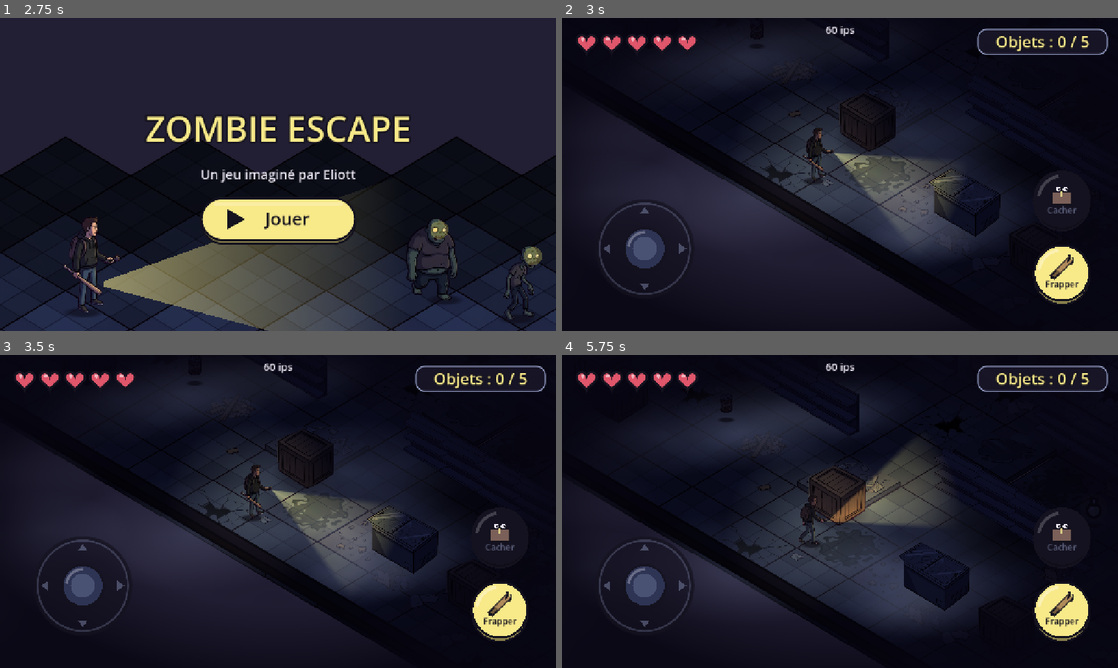
Above: before the commit, frames 1-4 (two rows, left to right).
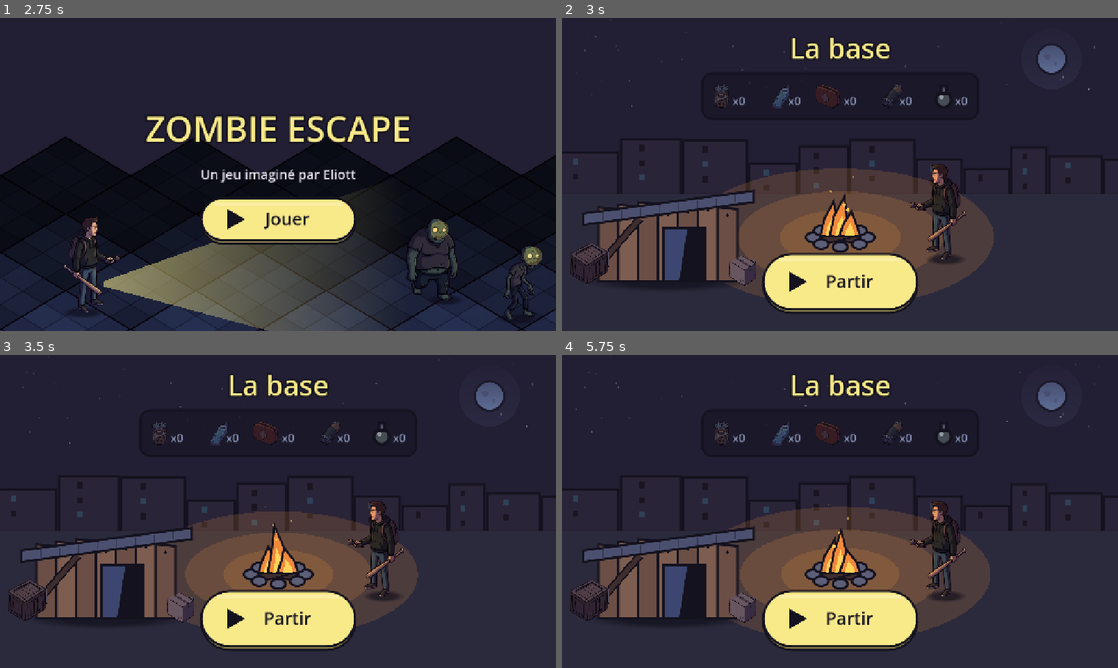
Above: after the commit, the same moments.

Repository: Krocky/zombie-escape
Game: Godot game, scene res://scenes/titre.tscn
The game is run twice, just before and just after one commit, with the same random seed, the same clock (stepped at 60 frames per second) and the same inputs.
Inputs (mouse positions are in pixels of both pictures, inside the frame that each line leads up to):
- Up to frame 1 (2.75 s): move the mouse to (400, 158) at 0.52 s; click (400, 158) at 0.67 s; drag from (166, 190) to (250, 237) at 1.27 s; move the mouse to (333, 105) at 2.02 s; click (333, 105) at 2.17 s
- Up to frame 2 (3 s): drag from (812, 237) to (673, 127) at 2.77 s
- Up to frame 3 (3.5 s): no input
- Up to frame 4 (5.75 s): move the mouse to (1006, 558) at 3.52 s; click (1006, 558) at 3.67 s; drag from (673, 464) to (756, 433) at 4.27 s; move the mouse to (867, 511) at 5.02 s; click (867, 511) at 5.17 s

Frame 1 is identical in both runs. In frame 2, 65% of the frame differs, in the area x 0-100%, y 0-100%; in frame 3, 64%; in frame 4, 73%.

Commit message:
Lot 2 étape (a) : écran Base
- Nouvel enchaînement : Titre -> Base -> Partir -> Supermarché -> Fin -> Retour à la base -> Base.
- Écran Base dessiné en code : nuit étoilée, ruines, abri en planches, feu de camp animé, héros ; inventaire en icônes avec nombre (Dessin.objet_compte, partagé avec l'écran de fin).
- Sauvegarde version 2 (inventaire + constructions), reprise automatique d'une version 1.
- Tests : test_e adapté, nouveau test_h (base, migration, boutons >= 100 px).

Co-Authored-By: Claude Opus 5.5 <noreply@anthropic.com>
Claude-Session: https://claude.ai/code/session_01NiCdtCXRGyyZUzwbj6VTH9

Diff:
--- a/data/palette.gd
+++ b/data/palette.gd
@@ -64,3 +64,14 @@
 const COEUR_VIDE := Color("3a2433")        # cœur perdu (sombre)
 const DEGATS := Color(0.85, 0.08, 0.12, 0.75)   # bords rouges quand le héros est touché
 const SORTIE := Color("7ed38f")            # panneau et lumière de la sortie
+
+# Base (abri en planches et feu de camp)
+const BOIS := Color("6b4e45")              # planches de l'abri
+const BOIS_CLAIR := Color("7d5d50")
+const BOIS_SOMBRE := Color("3f2d2e")       # bûches, poutres
+const TOLE := Color("4c5070")              # toit en tôle
+const TERRE := Color("2b2a3c")             # sol de la base, autour du feu
+const PIERRE := Color("5d5f78")            # pierres autour du feu
+const FEU := Color("f08a3c")               # flammes
+const FEU_COEUR := Color("ffd25a")         # cœur des flammes
+const FEU_LUEUR := Color(1.0, 0.62, 0.25, 0.16)   # lumière chaude du feu sur le sol
--- /dev/null
+++ b/scenes/base.tscn
@@ -0,0 +1,51 @@
+[gd_scene load_steps=3 format=3]
+
+[ext_resource type="Script" path="res://scripts/base.gd" id="1_base"]
+[ext_resource type="PackedScene" path="res://scenes/bouton_tactile.tscn" id="2_bouton"]
+
+[node name="Base" type="Control"]
+layout_mode = 3
+anchors_preset = 15
+anchor_right = 1.0
+anchor_bottom = 1.0
+grow_horizontal = 2
+grow_vertical = 2
+script = ExtResource("1_base")
+
+[node name="Haut" type="VBoxContainer" parent="."]
+layout_mode = 1
+anchors_preset = 10
+anchor_right = 1.0
+offset_top = 24.0
+offset_bottom = 230.0
+grow_horizontal = 2
+mouse_filter = 2
+theme_override_constants/separation = 12
+
+[node name="Titre" type="Label" parent="Haut"]
+layout_mode = 2
+theme_override_constants/outline_size = 14
+theme_override_font_sizes/font_size = 64
+text = "La base"
+horizontal_alignment = 1
+
+[node name="Inventaire" type="Control" parent="Haut"]
+custom_minimum_size = Vector2(640, 110)
+layout_mode = 2
+size_flags_horizontal = 4
+mouse_filter = 2
+
+[node name="Partir" parent="." instance=ExtResource("2_bouton")]
+layout_mode = 1
+anchors_preset = 7
+anchor_left = 0.5
+anchor_top = 1.0
+anchor_right = 0.5
+anchor_bottom = 1.0
+offset_left = -180.0
+offset_top = -150.0
+offset_right = 180.0
+offset_bottom = -40.0
+grow_horizontal = 2
+grow_vertical = 0
+texte = "Partir"
--- a/scenes/fin.tscn
+++ b/scenes/fin.tscn
@@ -45,8 +45,8 @@
 horizontal_alignment = 1
 autowrap_mode = 3
 
-[node name="Rejouer" parent="Centre/Colonne" instance=ExtResource("2_bouton")]
-custom_minimum_size = Vector2(360, 110)
+[node name="RetourBase" parent="Centre/Colonne" instance=ExtResource("2_bouton")]
+custom_minimum_size = Vector2(480, 110)
 layout_mode = 2
 size_flags_horizontal = 4
-texte = "Rejouer"
+texte = "Retour à la base"
--- /dev/null
+++ b/scripts/base.gd
@@ -0,0 +1,191 @@
+extends Control
+## Écran Base (pas un niveau jouable) : l'abri en planches et le feu de camp, la nuit,
+## l'inventaire (une icône par type d'objet avec son nombre) et le bouton Partir (vers le supermarché).
+## Tout est dessiné en code, en formes simples avec contour épais.
+
+const TAILLE_ICONE := 54.0
+## Emplacements (fraction de l'écran) : horizon, abri, feu, héros ; en paysage puis en portrait
+const PLACES := {
+	true: {"horizon": 0.56, "abri": Vector2(0.19, 0.84), "feu": Vector2(0.5, 0.7), "heros": Vector2(0.69, 0.77)},
+	false: {"horizon": 0.42, "abri": Vector2(0.5, 0.66), "feu": Vector2(0.36, 0.83), "heros": Vector2(0.8, 0.84)},
+}
+
+var _temps := 0.0
+var _etoiles := PackedVector2Array()    # positions en fraction de l'écran
+var _immeubles := PackedVector2Array()  # largeur, hauteur (fractions) des ruines à l'horizon
+
+
+func _ready() -> void:
+	$Haut/Titre.add_theme_color_override("font_color", Palette.LAMPE)
+	$Haut/Titre.add_theme_color_override("font_outline_color", Palette.CONTOUR)
+	$Haut/Inventaire.draw.connect(_dessiner_inventaire)
+	$Partir.couleur = Palette.LAMPE
+	$Partir.icone = "jouer"
+	$Partir.appuye.connect(_partir)
+	# Ciel et ruines tirés une fois, avec une graine fixe
+	var hasard := RandomNumberGenerator.new()
+	hasard.seed = 7
+	for i in 40:
+		_etoiles.append(Vector2(hasard.randf(), hasard.randf() * 0.5))
+	for i in 14:
+		_immeubles.append(Vector2(hasard.randf_range(0.06, 0.12), hasard.randf_range(0.06, 0.18)))
+
+
+func _partir() -> void:
+	get_tree().change_scene_to_file("res://scenes/niveau.tscn")
+
+
+func _process(delta: float) -> void:
+	_temps += delta
+	queue_redraw()
+
+
+func _draw() -> void:
+	var e := minf(size.x, size.y) / 720.0
+	var places: Dictionary = PLACES[size.x > size.y]
+	var horizon: float = size.y * places["horizon"]
+	draw_rect(Rect2(Vector2.ZERO, size), Palette.FOND_NUIT)
+	_ciel(horizon, e)
+	draw_rect(Rect2(0, horizon, size.x, size.y - horizon), Palette.TERRE)
+	var feu: Vector2 = places["feu"] * size
+	# Lumière chaude du feu sur le sol, qui vacille
+	var vacille := 1.0 + 0.05 * sin(_temps * 7.0) + 0.03 * sin(_temps * 13.0)
+	for r: float in [330.0, 220.0, 130.0]:
+		_ellipse_pleine(feu, Vector2(r, r * 0.45) * e * vacille, Palette.FEU_LUEUR)
+	_abri(places["abri"] * size, e)
+	_heros(places["heros"] * size, e, places["heros"].x > places["feu"].x)
+	_feu(feu, e)
+	# Haut assombri pour que le titre et l'inventaire ressortent
+	var sombre := Color(Palette.FOND_NUIT, 0.85)
+	var clair := Color(Palette.FOND_NUIT, 0.0)
+	draw_polygon(PackedVector2Array([Vector2.ZERO, Vector2(size.x, 0), Vector2(size.x, 260), Vector2(0, 260)]),
+		PackedColorArray([sombre, sombre, clair, clair]))
+
+
+func _ellipse_pleine(centre: Vector2, rayons: Vector2, couleur: Color) -> void:
+	draw_set_transform(centre, 0.0, Vector2(1.0, rayons.y / rayons.x))
+	draw_circle(Vector2.ZERO, rayons.x, couleur)
+	draw_set_transform(Vector2.ZERO)
+
+
+## Étoiles qui scintillent, lune, et ruines de la ville à l'horizon.
+func _ciel(horizon: float, e: float) -> void:
+	for i in _etoiles.size():
+		var p := _etoiles[i] * Vector2(size.x, horizon)
+		var a := 0.35 + 0.3 * sin(_temps * 1.5 + i * 1.7)
+		draw_circle(p, 2.0 * e, Color(Palette.UI_TEXTE, a))
+	var lune := Vector2(size.x * 0.88, size.y * (0.13 if size.x > size.y else 0.26))
+	draw_circle(lune, 70.0 * e, Color(Palette.LUNE, 0.12))
+	Dessin.cercle(self, lune, 34.0 * e, Palette.LUNE)
+	draw_circle(lune + Vector2(-10, -6) * e, 7.0 * e, Palette.LUNE.darkened(0.15))
+	draw_circle(lune + Vector2(9, 10) * e, 5.0 * e, Palette.LUNE.darkened(0.15))
+	var x := -20.0 * e
+	var i := 0
+	while x < size.x:
+		var t := _immeubles[i % _immeubles.size()]
+		var r := Rect2(x, horizon - t.y * size.y, t.x * size.x, t.y * size.y + 2.0)
+		Dessin.rect(self, r, Palette.MUR)
+		# Quelques fenêtres éteintes, une sur trois éclairée par la lune
+		for k in int(r.size.y / (34.0 * e)):
+			var f := Rect2(r.position + Vector2(r.size.x * 0.3, 14.0 * e + k * 34.0 * e), Vector2(12, 14) * e)
+			draw_rect(f, Palette.FENETRE.darkened(0.55) if (i + k) % 3 == 0 else Palette.MUR_COTE)
+		x += r.size.x + 6.0 * e
+		i += 1
+
+
+## Abri en planches avec un toit de tôle, une couverture devant l'entrée, une caisse et un carton à côté.
+func _abri(pieds: Vector2, e: float) -> void:
+	var l := 320.0 * e
+	var h := 170.0 * e
+	Dessin.ombre(self, Rect2(pieds - Vector2(l * 0.62, 26 * e), Vector2(l * 1.24, 52 * e)))
+	# Mur de planches verticales, de hauteurs un peu inégales
+	var n := 7
+	for k in n:
+		var x0 := pieds.x - l / 2.0 + k * l / n
+		var haut := pieds.y - h - (k % 3) * 6.0 * e
+		var planche := PackedVector2Array([Vector2(x0, haut), Vector2(x0 + l / n, haut + 4.0 * e),
+			Vector2(x0 + l / n, pieds.y), Vector2(x0, pieds.y)])
+		Dessin.polygone(self, planche, Palette.BOIS if k % 2 == 0 else Palette.BOIS_CLAIR)
+		draw_circle(Vector2(x0 + l / n / 2.0, haut + 18.0 * e), 3.0 * e, Palette.CONTOUR)
+	# Planche en travers (renfort)
+	draw_line(pieds + Vector2(-l * 0.48, -h * 0.25), pieds + Vector2(-l * 0.2, -h * 0.85), Palette.CONTOUR, 18.0 * e)
+	draw_line(pieds + Vector2(-l * 0.48, -h * 0.25), pieds + Vector2(-l * 0.2, -h * 0.85), Palette.BOIS_SOMBRE, 11.0 * e)
+	# Entrée sombre, à moitié fermée par une couverture
+	var porte := Rect2(pieds + Vector2(-10 * e, -h * 0.72), Vector2(96 * e, h * 0.72))
+	Dessin.rect(self, porte, Palette.CONTOUR)
+	Dessin.polygone(self, PackedVector2Array([porte.position, porte.position + Vector2(porte.size.x * 0.6, 0),
+		porte.position + Vector2(porte.size.x * 0.4, porte.size.y), porte.position + Vector2(0, porte.size.y)]), Palette.UI_BOUTON)
+	# Toit de tôle en pente, avec ses ondulations
+	var g := pieds + Vector2(-l / 2.0 - 34 * e, -h + 14 * e)
+	var d := pieds + Vector2(l / 2.0 + 38 * e, -h - 38 * e)
+	var epaisseur := Vector2(0, 26 * e)
+	Dessin.polygone(self, PackedVector2Array([g, d, d + epaisseur, g + epaisseur]), Palette.TOLE)
+	for k in range(1, 9):
+		var a := g.lerp(d, k / 9.0)
+		draw_line(a + Vector2(0, 4 * e), a + epaisseur - Vector2(0, 4 * e), Palette.TOLE.darkened(0.3), 3.0 * e)
+	# Caisse et carton posés contre l'abri (images V2, assombries par la nuit)
+	_image_au_sol("caisse", pieds + Vector2(-l * 0.58, 6 * e), 95.0 * e)
+	_image_au_sol("carton", pieds + Vector2(l * 0.55, 10 * e), 70.0 * e)
+
+
+func _image_au_sol(nom: String, pieds: Vector2, hauteur: float) -> void:
+	if not Images.existe(nom):
+		return
+	Images.dessiner_pieds(self, nom, pieds, hauteur / Images.region(nom).size.y, false, Color(0.62, 0.58, 0.72))
+
+
+## Le héros debout près du feu, tourné vers lui, éclairé d'un côté.
+func _heros(pieds: Vector2, e: float, miroir: bool) -> void:
+	Dessin.ombre(self, Rect2(pieds - Vector2(50, 14) * e, Vector2(100, 28) * e))
+	if Images.existe("profil_1"):
+		Images.dessiner_pieds(self, "profil_1", pieds, e * 0.9, miroir, Color(1.0, 0.9, 0.8))
+
+
+## Feu de camp : pierres en cercle, bûches croisées, trois flammes qui dansent et des étincelles.
+func _feu(centre: Vector2, e: float) -> void:
+	var pierres := []
+	for k in 8:
+		var a := k * TAU / 8.0
+		pierres.append(centre + Vector2(cos(a) * 62.0, sin(a) * 22.0) * e)
+	for p: Vector2 in pierres:
+		if p.y <= centre.y:
+			Dessin.ellipse(self, p, Vector2(17, 11) * e, Palette.PIERRE)
+	for sens: float in [-1.0, 1.0]:
+		var a := centre + Vector2(-44 * sens, 8) * e
+		var b := centre + Vector2(44 * sens, -14) * e
+		draw_line(a, b, Palette.CONTOUR, 22.0 * e)
+		draw_line(a, b, Palette.BOIS_SOMBRE, 14.0 * e)
+	for k in 3:
+		var dx := (k - 1) * 22.0 * e
+		var haut := (95.0 - absf(k - 1) * 30.0 + 14.0 * sin(_temps * 9.0 + k * 2.1)) * e
+		var penche := 10.0 * sin(_temps * 5.0 + k) * e
+		_flamme(centre + Vector2(dx, -4 * e), 24.0 * e, haut, penche, Palette.FEU)
+		_flamme(centre + Vector2(dx, -4 * e), 12.0 * e, haut * 0.55, penche * 0.6, Palette.FEU_COEUR, false)
+	for k in 5:
+		var vie := fmod(_temps * 0.7 + k * 0.23, 1.0)
+		var p := centre + Vector2(sin(k * 3.7 + _temps * 2.0) * 30.0, -60.0 - vie * 140.0) * e
+		draw_circle(p, (1.0 - vie) * 4.0 * e, Color(Palette.FEU_COEUR, 1.0 - vie))
+	for p: Vector2 in pierres:
+		if p.y > centre.y:
+			Dessin.ellipse(self, p, Vector2(17, 11) * e, Palette.PIERRE)
+
+
+func _flamme(base: Vector2, demi: float, haut: float, penche: float, couleur: Color, contour := true) -> void:
+	Dessin.polygone(self, PackedVector2Array([base + Vector2(-demi, 0), base + Vector2(-demi * 0.6, -haut * 0.5),
+		base + Vector2(penche, -haut), base + Vector2(demi * 0.6, -haut * 0.5), base + Vector2(demi, 0)]), couleur, contour)
+
+
+## Cadre de l'inventaire : les 5 types d'objets, chacun avec son nombre (grisé s'il n'y en a pas).
+func _dessiner_inventaire() -> void:
+	var zone: Control = $Haut/Inventaire
+	var cadre := StyleBoxFlat.new()
+	cadre.bg_color = Palette.UI_CADRE
+	cadre.border_color = Palette.CONTOUR
+	cadre.set_border_width_all(5)
+	cadre.set_corner_radius_all(24)
+	zone.draw_style_box(cadre, Rect2(Vector2.ZERO, zone.size))
+	var types := Partie.NOMS.keys()
+	var pas := zone.size.x / types.size()
+	for i in types.size():
+		var pieds := Vector2(pas * (i + 0.5) - 18, zone.size.y / 2.0 + TAILLE_ICONE / 2.0)
+		Dessin.objet_compte(zone, types[i], pieds, TAILLE_ICONE, Partie.inventaire.get(types[i], 0))
--- a/scripts/bouton_tactile.gd
+++ b/scripts/bouton_tactile.gd
@@ -1,6 +1,6 @@
 extends Control
 ## Bouton tactile qui marche avec plusieurs doigts (le joystick peut rester appuyé).
-## Rond si la taille est carrée, sinon pilule (Jouer, Rejouer). Style « bouton de jeu » :
+## Rond si la taille est carrée, sinon pilule (Jouer, Partir, Retour à la base). Style « bouton de jeu » :
 ## socle sombre, dessus coloré qui s'enfonce quand on appuie, reflet, icône dessinée en code.
 
 signal appuye
--- a/scripts/dessin.gd
+++ b/scripts/dessin.gd
@@ -94,3 +94,14 @@
 			rect(ci, Rect2(-5, -17, 10, 12), Palette.UI_TEXTE * couleur)
 			ci.draw_circle(Vector2(-4, 2), 3.5, Color(1, 1, 1, 0.7 * couleur.a))
 	ci.draw_set_transform(Vector2.ZERO)
+
+
+## Icône d'un objet suivie de « xN » (inventaire de la base). Un objet absent (0) est grisé.
+static func objet_compte(ci: CanvasItem, type: String, pieds: Vector2, hauteur: float, nombre: int) -> void:
+	var gris := Color(0.55, 0.55, 0.65, 0.6)
+	icone_objet(ci, type, pieds, hauteur, Color.WHITE if nombre > 0 else gris)
+	var police := ThemeDB.fallback_font
+	var texte := "x%d" % nombre
+	var p := pieds + Vector2(hauteur * 0.48, -6)
+	ci.draw_string_outline(police, p, texte, HORIZONTAL_ALIGNMENT_LEFT, -1, 26, 6, Palette.CONTOUR)
+	ci.draw_string(police, p, texte, HORIZONTAL_ALIGNMENT_LEFT, -1, 26, Palette.LAMPE if nombre > 0 else Palette.UI_BORD)
--- a/scripts/fin.gd
+++ b/scripts/fin.gd
@@ -1,5 +1,6 @@
 extends Control
 ## Écran de fin : Victoire ou Retour à la base, objets rapportés ou perdus, inventaire de la base.
+## Le bouton « Retour à la base » ramène à l'écran Base.
 ## Fond illustré (DecorEcran) et icônes des objets (Dessin.icone_objet).
 
 const TAILLE_ICONE := 54.0
@@ -34,9 +35,8 @@
 	$Centre/Colonne/Inventaire.text = "Inventaire de la base :\n" + (", ".join(stock) if stock else "vide")
 	$Centre/Colonne/Inventaire.add_theme_color_override("font_color", Palette.UI_BORD)
 
-	$Centre/Colonne/Rejouer.couleur = Palette.LAMPE
-	$Centre/Colonne/Rejouer.icone = "jouer"
-	$Centre/Colonne/Rejouer.appuye.connect(_rejouer)
+	$Centre/Colonne/RetourBase.couleur = Palette.LAMPE
+	$Centre/Colonne/RetourBase.appuye.connect(_retour_base)
 	$Centre/Colonne/Resume.add_theme_color_override("font_outline_color", Palette.CONTOUR)
 	$Centre/Colonne/Resume.add_theme_constant_override("outline_size", 6)
 	$Centre/Colonne/Inventaire.add_theme_color_override("font_outline_color", Palette.CONTOUR)
@@ -60,8 +60,8 @@
 	return ", ".join(noms)
 
 
-func _rejouer() -> void:
-	get_tree().change_scene_to_file("res://scenes/niveau.tscn")
+func _retour_base() -> void:
+	get_tree().change_scene_to_file("res://scenes/base.tscn")
 
 
 func _process(delta: float) -> void:
@@ -98,10 +98,5 @@
 			types.append(type)
 	var pas := TAILLE_ICONE + 56
 	var x0 := _base.size.x / 2.0 - (types.size() - 1) * pas / 2.0
-	var police := ThemeDB.fallback_font
 	for i in types.size():
-		var pieds := Vector2(x0 + i * pas - 16, TAILLE_ICONE + 6)
-		Dessin.icone_objet(_base, types[i], pieds, TAILLE_ICONE)
-		var texte := "x%d" % Partie.inventaire[types[i]]
-		_base.draw_string_outline(police, pieds + Vector2(26, -6), texte, HORIZONTAL_ALIGNMENT_LEFT, -1, 26, 6, Palette.CONTOUR)
-		_base.draw_string(police, pieds + Vector2(26, -6), texte, HORIZONTAL_ALIGNMENT_LEFT, -1, 26, Palette.LAMPE)
+		Dessin.objet_compte(_base, types[i], Vector2(x0 + i * pas - 16, TAILLE_ICONE + 6), TAILLE_ICONE, Partie.inventaire[types[i]])
--- a/scripts/partie.gd
+++ b/scripts/partie.gd
@@ -1,8 +1,10 @@
 extends Node
-## Résultat de la dernière partie et inventaire sauvegardé (user://).
-## La base n'existe pas encore : l'inventaire est juste affiché sur l'écran de fin.
+## Résultat de la dernière partie, inventaire et constructions de la base, sauvegardés (user://).
+## Sauvegarde version 2 : {"version": 2, "inventaire": {type: nombre}, "constructions": [nom, ...]}.
+## Une sauvegarde version 1 (sans constructions) est reprise telle quelle, puis réécrite en version 2.
 
 const FICHIER := "user://sauvegarde.json"
+const VERSION := 2
 const NOMS := {
 	"conserve": "Conserve",
 	"eau": "Bouteille d'eau",
@@ -13,6 +15,8 @@
 
 ## Objets rangés à la base, cumulés sur toutes les parties : { type: nombre }
 var inventaire := {}
+## Constructions faites à la base (noms), remplies à l'étape (b) du lot 2
+var constructions := []
 ## Dernière partie : victoire (bool), rapportes (Array), perdus (Array)
 var resultat := {"victoire": false, "rapportes": [], "perdus": []}
 
@@ -42,13 +46,22 @@
 func sauvegarder() -> void:
 	var fichier := FileAccess.open(FICHIER, FileAccess.WRITE)
 	if fichier:
-		fichier.store_string(JSON.stringify({"version": 1, "inventaire": inventaire}))
+		fichier.store_string(JSON.stringify({"version": VERSION, "inventaire": inventaire, "constructions": constructions}))
 
 
+## Lit la sauvegarde (version 1 ou 2). Une version 1 est aussitôt réécrite en version 2.
 func charger() -> void:
 	if not FileAccess.file_exists(FICHIER):
 		return
 	var donnees = JSON.parse_string(FileAccess.get_file_as_string(FICHIER))
-	if donnees is Dictionary and donnees.get("inventaire") is Dictionary:
+	if not donnees is Dictionary:
+		return
+	if donnees.get("inventaire") is Dictionary:
 		for type in donnees["inventaire"]:
 			inventaire[type] = int(donnees["inventaire"][type])
+	if donnees.get("constructions") is Array:
+		for nom_construction in donnees["constructions"]:
+			if not nom_construction in constructions:
+				constructions.append(str(nom_construction))
+	if int(donnees.get("version", 1)) < VERSION:
+		sauvegarder()
--- a/scripts/titre.gd
+++ b/scripts/titre.gd
@@ -1,5 +1,5 @@
 extends Control
-## Écran titre : le nom du jeu et le bouton Jouer.
+## Écran titre : le nom du jeu et le bouton Jouer (vers la base).
 
 var _temps := 0.0
 
@@ -14,7 +14,7 @@
 
 
 func _jouer() -> void:
-	get_tree().change_scene_to_file("res://scenes/niveau.tscn")
+	get_tree().change_scene_to_file("res://scenes/base.tscn")
 
 
 func _process(delta: float) -> void:
--- a/tests/test_e.gd
+++ b/tests/test_e.gd
@@ -14,21 +14,29 @@
 	if f == 20:
 		_snap("titre")
 		_touch(_centre(current_scene.get_node("Centre/Colonne/Jouer")), true)
-	if f == 22: _touch(Vector2.ZERO, false)
-	if f == 40:
+	if f == 28: _touch(Vector2.ZERO, false)
+	if f == 34:
+		print("scene: ", current_scene.name)
+		_touch(_centre(current_scene.get_node("Partir")), true)
+	if f == 40: _touch(Vector2.ZERO, false)
+	if f == 50:
 		print("scene: ", current_scene.name)
 		var h = current_scene.get_node("Monde/Heros")
 		for z in get_nodes_in_group("zombies"): z.position = Vector2(2300, 1550); z._depart = z.position; z.patrouille = Vector2.ZERO
 		h.position = current_scene.get_node("Monde/ObjetFiole").position
-	if f == 45: current_scene.get_node("Monde/Heros").position = current_scene.get_node("Monde/ObjetEau").position
-	if f == 50: current_scene.get_node("Monde/Heros").position = current_scene.get_node("Monde/ObjetPiles").position
-	if f == 52: _snap("hud"); print("hud: ", current_scene.get_node("HUD/CompteurObjets").text)
-	if f == 55: current_scene.get_node("Monde/Heros").position = current_scene.get_node("Monde/Sortie").position + Vector2(0, 30)
+	if f == 55: current_scene.get_node("Monde/Heros").position = current_scene.get_node("Monde/ObjetEau").position
+	if f == 60: current_scene.get_node("Monde/Heros").position = current_scene.get_node("Monde/ObjetPiles").position
+	if f == 62: _snap("hud"); print("hud: ", current_scene.get_node("HUD/CompteurObjets").text)
+	if f == 65: current_scene.get_node("Monde/Heros").position = current_scene.get_node("Monde/Sortie").position + Vector2(0, 30)
 	if f == 120:
 		print("scene: ", current_scene.name, " resultat: ", root.get_node("Partie").resultat)
 		_snap("victoire")
-		_touch(_centre(current_scene.get_node("Centre/Colonne/Rejouer")), true)
-	if f == 122: _touch(Vector2.ZERO, false)
+		_touch(_centre(current_scene.get_node("Centre/Colonne/RetourBase")), true)
+	if f == 128: _touch(Vector2.ZERO, false)
+	if f == 132:
+		print("scene: ", current_scene.name)
+		_touch(_centre(current_scene.get_node("Partir")), true)
+	if f == 138: _touch(Vector2.ZERO, false)
 	if f == 140:
 		print("scene: ", current_scene.name)
 		var h = current_scene.get_node("Monde/Heros")
--- /dev/null
+++ b/tests/test_h.gd
@@ -0,0 +1,54 @@
+extends SceneTree
+## Lot 2 (a) : écran Base. Reprise d'une sauvegarde version 1, Titre -> Base -> Partir -> Niveau,
+## Fin -> Retour à la base -> Base, sauvegarde réécrite en version 2.
+var f := 0
+var partie
+func _initialize():
+	partie = root.get_node("Partie")
+	# Ancienne sauvegarde (lot 1, version 1)
+	var fichier := FileAccess.open("user://sauvegarde.json", FileAccess.WRITE)
+	fichier.store_string('{"version": 1, "inventaire": {"conserve": 3, "piles": 2, "fiole": 1}}')
+	fichier.close()
+	partie.inventaire = {}; partie.constructions = []
+	partie.charger()
+	print("reprise v1: ", partie.inventaire, " constructions: ", partie.constructions)
+	print("reecrite: ", FileAccess.get_file_as_string("user://sauvegarde.json"))
+	change_scene_to_file("res://scenes/titre.tscn")
+func _touch(pos, pressed):
+	var e = InputEventScreenTouch.new(); e.index = 0; e.position = pos; e.pressed = pressed
+	Input.parse_input_event(e)
+func _snap(n): root.get_texture().get_image().save_png(OS.get_environment("CAPTURES") + "/capture_h_%s.png" % n)
+func _centre(n): return n.get_global_rect().get_center()
+func _physics_process(_d):
+	f += 1
+	if f == 10:
+		_touch(_centre(current_scene.get_node("Centre/Colonne/Jouer")), true)
+	if f == 16: _touch(Vector2.ZERO, false)
+	if f == 30:
+		print("scene: ", current_scene.name, " (attendu Base)")
+		var b = current_scene.get_node("Partir")
+		print("bouton Partir: ", b.size, " >= 100 px: ", b.size.y >= 100 and b.size.x >= 100,
+			" dans l'ecran: ", current_scene.get_viewport_rect().encloses(b.get_global_rect()))
+		_snap("base")
+		_touch(_centre(b), true)
+	if f == 36: _touch(Vector2.ZERO, false)
+	if f == 50:
+		print("scene: ", current_scene.name, " (attendu Niveau)")
+		var h = current_scene.get_node("Monde/Heros")
+		for z in get_nodes_in_group("zombies"): z.position = Vector2(2300, 1550); z._depart = z.position; z.patrouille = Vector2.ZERO
+		h.position = current_scene.get_node("Monde/ObjetEau").position
+	if f == 55: current_scene.get_node("Monde/Heros").position = current_scene.get_node("Monde/Sortie").position + Vector2(0, 30)
+	if f == 120:
+		print("scene: ", current_scene.name, " (attendu Fin)")
+		var b = current_scene.get_node("Centre/Colonne/RetourBase")
+		print("bouton Retour: '", b.texte, "' ", b.size, " >= 100 px: ", b.size.y >= 100,
+			" dans l'ecran: ", current_scene.get_viewport_rect().encloses(b.get_global_rect()))
+		_snap("fin")
+		_touch(_centre(b), true)
+	if f == 126: _touch(Vector2.ZERO, false)
+	if f == 140:
+		print("scene: ", current_scene.name, " (attendu Base) inventaire: ", partie.inventaire)
+		print("sauvegarde: ", FileAccess.get_file_as_string("user://sauvegarde.json"))
+		_snap("base_retour")
+		quit()
+	return false
Not shown, added: scripts/base.gd.uid
Not shown, added: tests/test_h.gd.uid
Not shown, changed: CLAUDE.md
